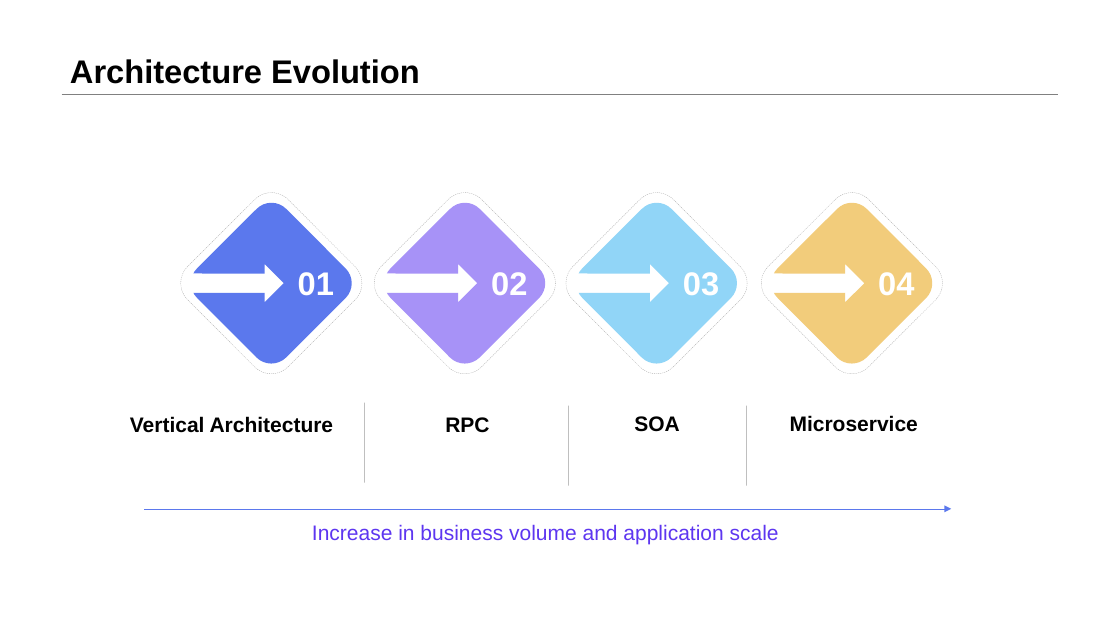
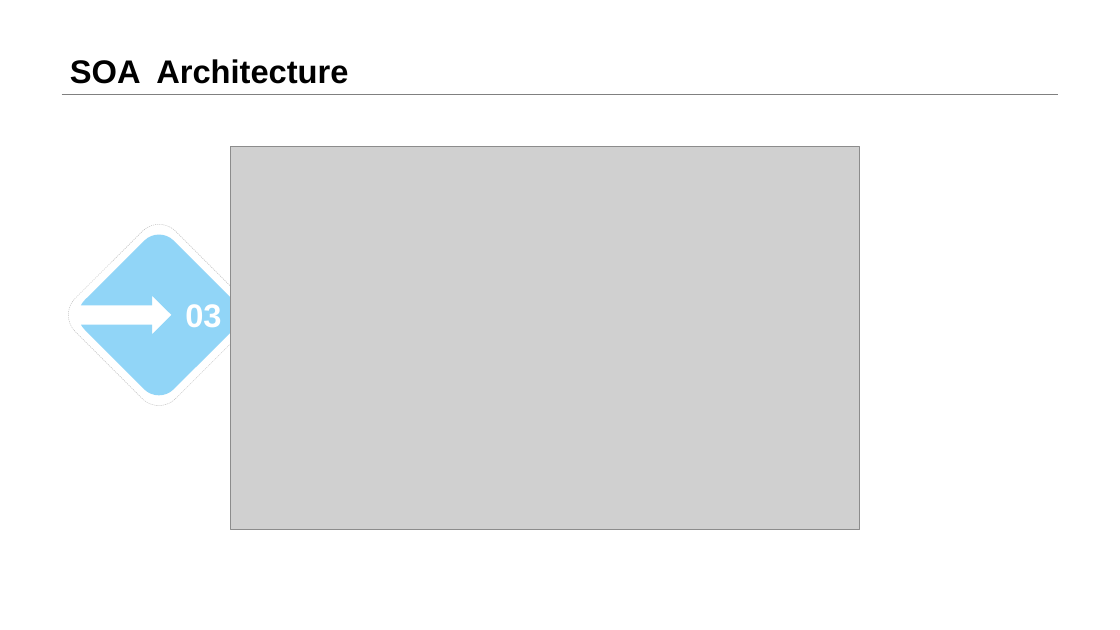
Before and after one commit to LIULE8/ppt, a slide deck: slide 7 of Sharing2.pptx. Drawn at 1120x630 pixels with LibreOffice and Linux fonts; fonts in the diff are those of the drawing; grey boxes stand for pictures. Boxes give left, top, right and bottom in pixels: in the first picture for what was removed or moved away, otherwise in the second. Text is boxed around its words. In the diff, an @@ line names an element or a change of style, - is before the commit and + after.

```diff
--- a/Sharing2.pptx
+++ b/Sharing2.pptx
@@ title at box(70, 59, 348, 84): text changed @@
-Architecture Evolution
+SOA Architecture
@@ picture added at box(231, 146, 860, 529) @@
@@ rounded rectangle removed at box(171, 183, 372, 384) @@
@@ freeform shape removed at box(182, 194, 361, 372) @@
@@ rounded rectangle removed at box(365, 183, 565, 384) @@
@@ freeform shape removed at box(376, 194, 554, 372) @@
@@ rounded rectangle removed at box(752, 183, 953, 384) @@
@@ freeform shape removed at box(763, 194, 941, 372) @@
@@ rounded rectangle: place and size @@
-rounded rectangle at box(556, 183, 757, 384)
+rounded rectangle at box(59, 215, 260, 416)
@@ freeform shape: place and size @@
-freeform shape at box(568, 194, 746, 372)
+freeform shape at box(70, 226, 248, 404)
@@ text "03": place and size @@
-text "03" at box(683, 272, 719, 295)
+text "03" at box(185, 304, 221, 327)
@@ text removed at box(298, 272, 334, 296) @@
-01
@@ text removed at box(491, 272, 527, 295) @@
-02
@@ text removed at box(878, 272, 914, 295) @@
-04
@@ text removed at box(130, 416, 334, 433) @@
-Vertical Architecture
@@ line removed from (365, 402) to (365, 482) @@
@@ text removed at box(445, 417, 489, 433) @@
-RPC
@@ line removed from (568, 406) to (568, 486) @@
@@ text removed at box(634, 416, 679, 432) @@
-SOA
@@ line removed from (746, 406) to (746, 486) @@
@@ text removed at box(790, 415, 918, 432) @@
-Microservice
@@ arrow removed from (145, 509) to (951, 509) @@
@@ text removed at box(312, 524, 779, 544) @@
-Increase in business volume and application scale
```
Also in this commit, not shown: 1 other slide changed.
